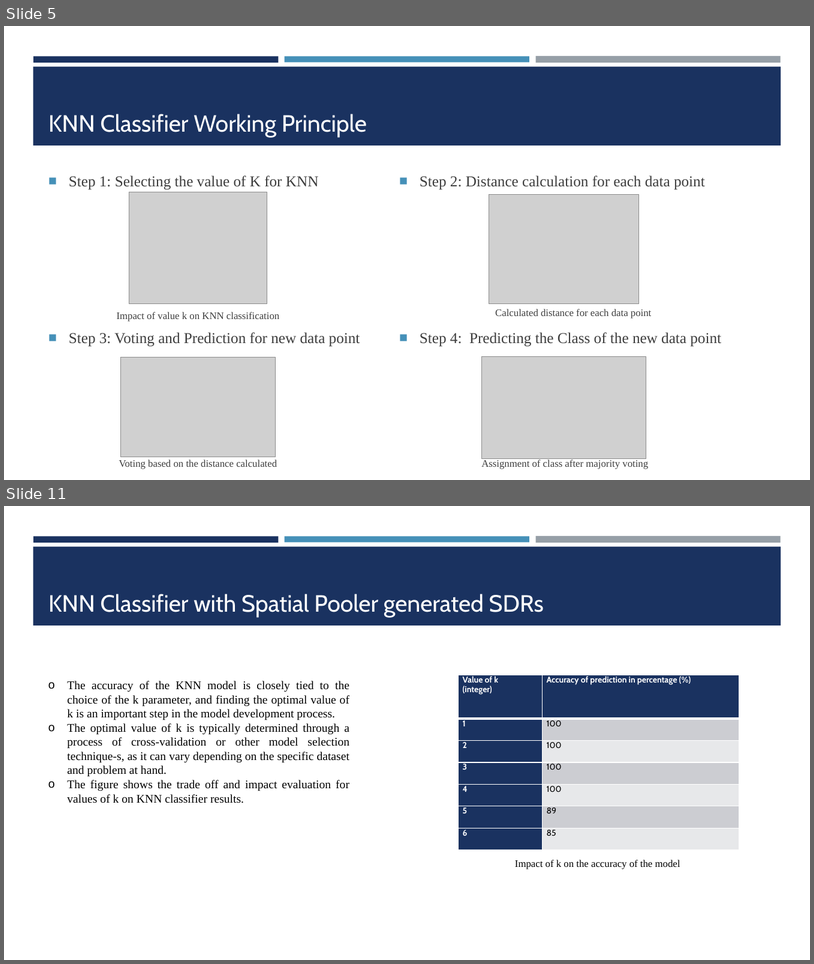
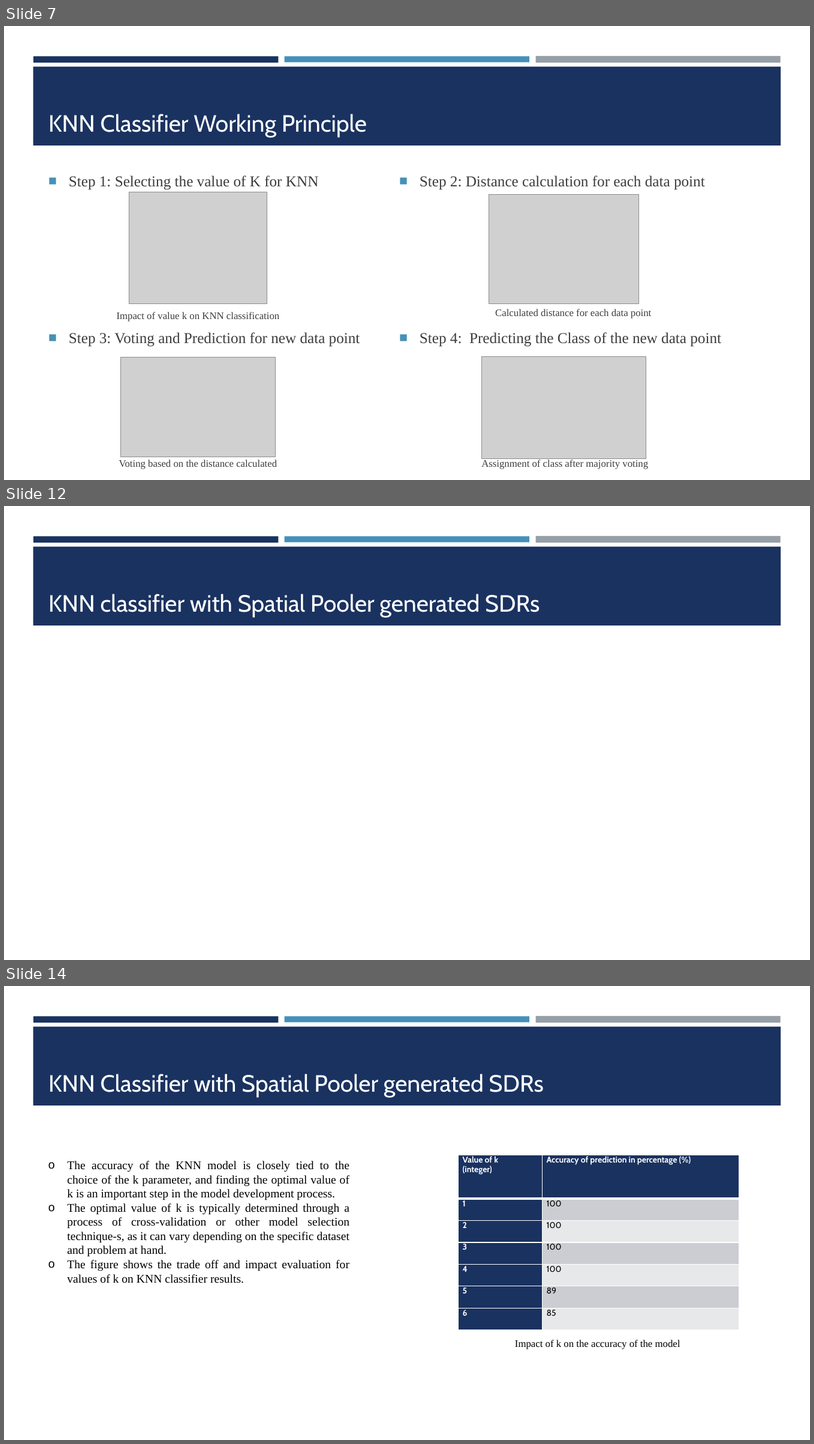
Before and after one commit to Abwahab55/neocortexapi-AppHorozon, a slide deck: source/MySEProject/Documentation/PPT_ML 2425-01 Investigate Image Reconstruction by Using Classifiers.pptx. Shown one above the other, each under a label of ours: slides 5 and 11 before the commit, slides 7, 12 and 14 after it; the slides between them are not shown. The pictures are 814x964 and 814x1444 pixels, drawn with LibreOffice and Linux fonts; fonts in the diff are those of the drawing; grey boxes stand for pictures. Boxes give left, top, right and bottom in pixels: in the first picture for what was removed or moved away, otherwise in the second. Text is boxed around its words. In the diff, an @@ line names an element or a change of style, - is before the commit and + after.

```diff
--- a/source/MySEProject/Documentation/PPT_ML 2425-01 Investigate Image Reconstruction by Using Classifiers.pptx
+++ b/source/MySEProject/Documentation/PPT_ML 2425-01 Investigate Image Reconstruction by Using Classifiers.pptx
@@ slide 12 added at box(4, 506, 810, 960), background #FFFFFF; not listed: 4 template elements that a slide beside it also shows @@
@@ title added at box(48, 594, 540, 617), 28 pt, text #FFFFFF @@
+KNN classifier with Spatial Pooler generated SDRs
@@ what was slide 5 is now slide 7 @@
@@ what was slide 11 is now slide 14 @@
```
Also in this commit, not shown: 7 slides changed, 2 other slides added.
